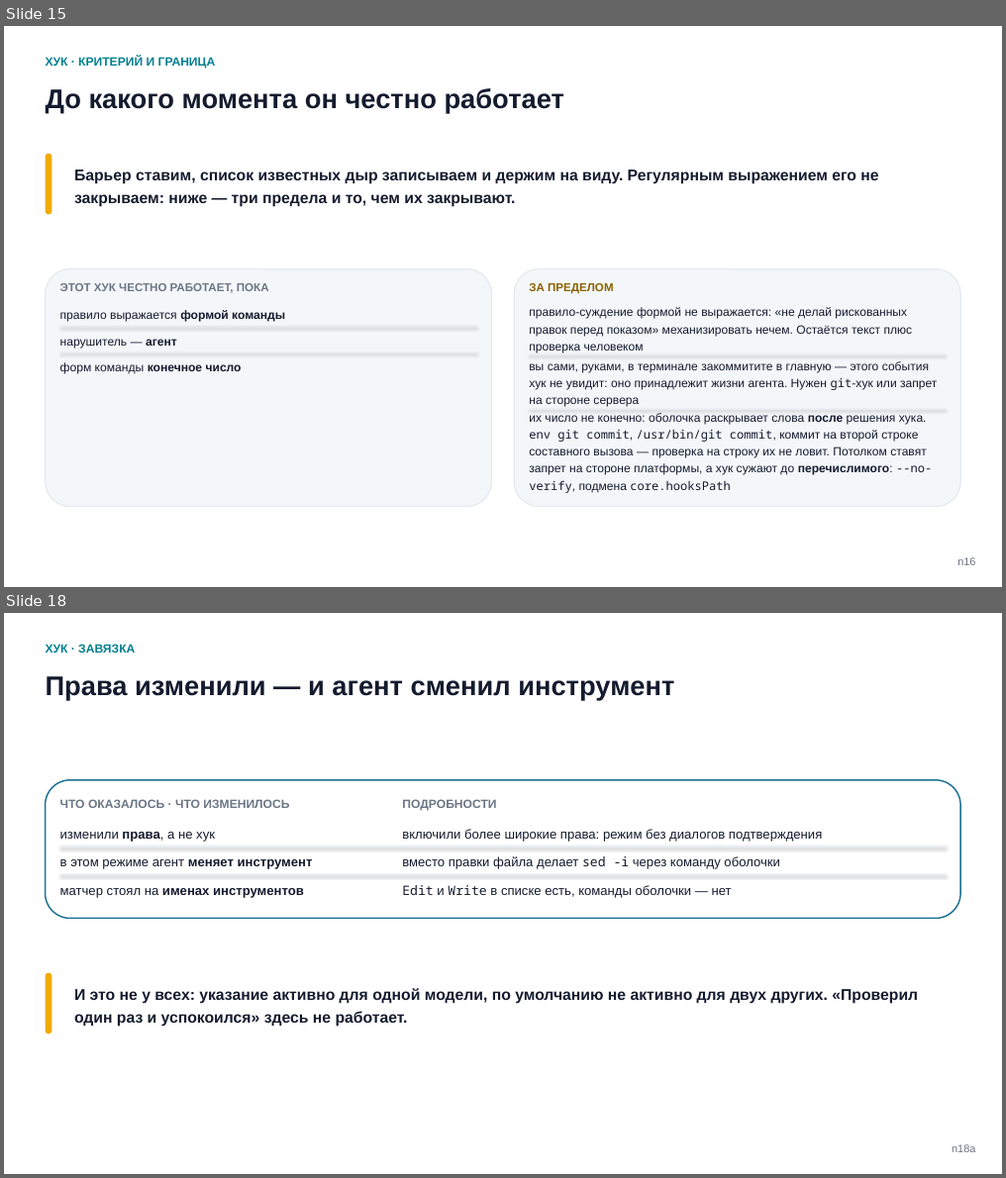
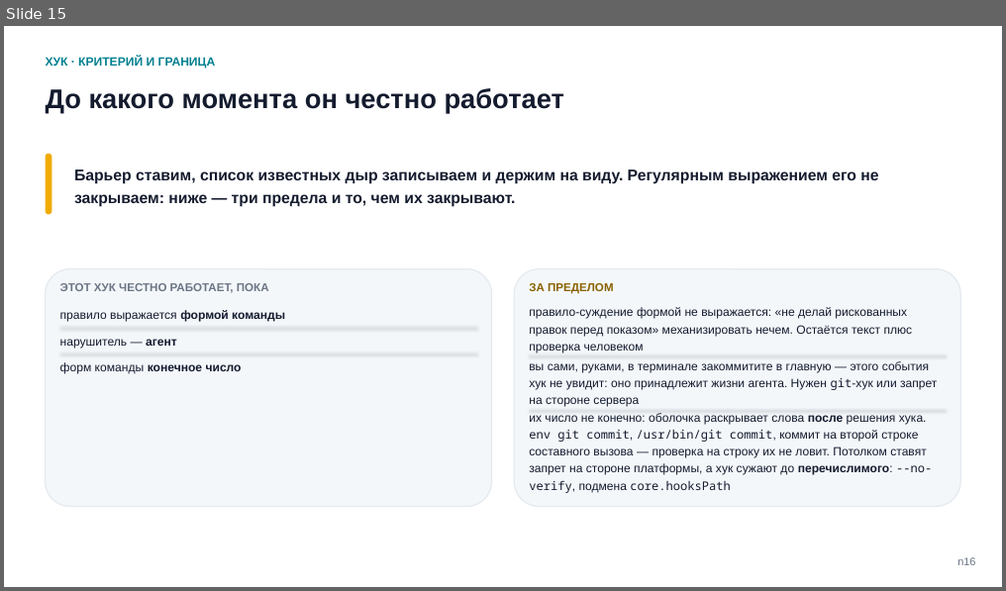
Before and after one commit to tellina-study/AI-usage-lessons, a slide deck: library/seminars/sem-05/rendered/sem-05.pptx. Shown one above the other, each under a label of ours: slides 15 and 18 before the commit, slide 15 after it; the slides between them are not shown. The pictures are 1006x1178 and 1006x591 pixels, drawn with LibreOffice and Linux fonts; fonts in the diff are those of the drawing. Boxes give left, top, right and bottom in pixels: in the first picture for what was removed or moved away, otherwise in the second. Text is boxed around its words. In the diff, an @@ line names an element or a change of style, - is before the commit and + after.

```diff
--- a/library/seminars/sem-05/rendered/sem-05.pptx
+++ b/library/seminars/sem-05/rendered/sem-05.pptx
@@ slide 18 removed at <box>4,613,1002,1174</box>, background #FFFFFF @@
@@ text removed at <box>46,644,135,653</box> @@
-ХУК · ЗАВЯЗКА
@@ text removed at <box>46,676,674,700</box> @@
-Права изменили — и агент сменил инструмент
@@ rounded rectangle removed at <box>46,780,960,919</box> @@
@@ text removed at <box>60,799,289,808</box> @@
-ЧТО ОКАЗАЛОСЬ · ЧТО ИЗМЕНИЛОСЬ
@@ text removed at <box>402,799,496,810</box> @@
-ПОДРОБНОСТИ
@@ text removed at <box>60,832,215,842</box> @@
-изменили права, а не хук
@@ line removed from (60, 847) to (945, 847) @@
@@ text removed at <box>402,829,822,842</box> @@
-включили более широкие права: режим без диалогов подтверждения
@@ text removed at <box>60,860,313,869</box> @@
-в этом режиме агент меняет инструмент
@@ line removed from (60, 875) to (945, 875) @@
@@ text removed at <box>402,857,779,869</box> @@
-вместо правки файла делает sed -i через команду оболочки
@@ text removed at <box>60,888,304,898</box> @@
-матчер стоял на именах инструментов
@@ text removed at <box>402,885,732,898</box> @@
-Edit и Write в списке есть, команды оболочки — нет
@@ rounded rectangle removed at <box>46,973,52,1035</box> @@
@@ text removed at <box>74,988,918,1027</box> @@
-И это не у всех: указание активно для одной модели, по умолчанию не активно для двух других. «Проверил один раз и успокоился» здесь не работает.
@@ text removed at <box>951,1145,975,1153</box> @@
-n18a
```
Also in this commit, not shown: 1 slide changed, 8 slides added, 8 other slides removed, 19 other files.
